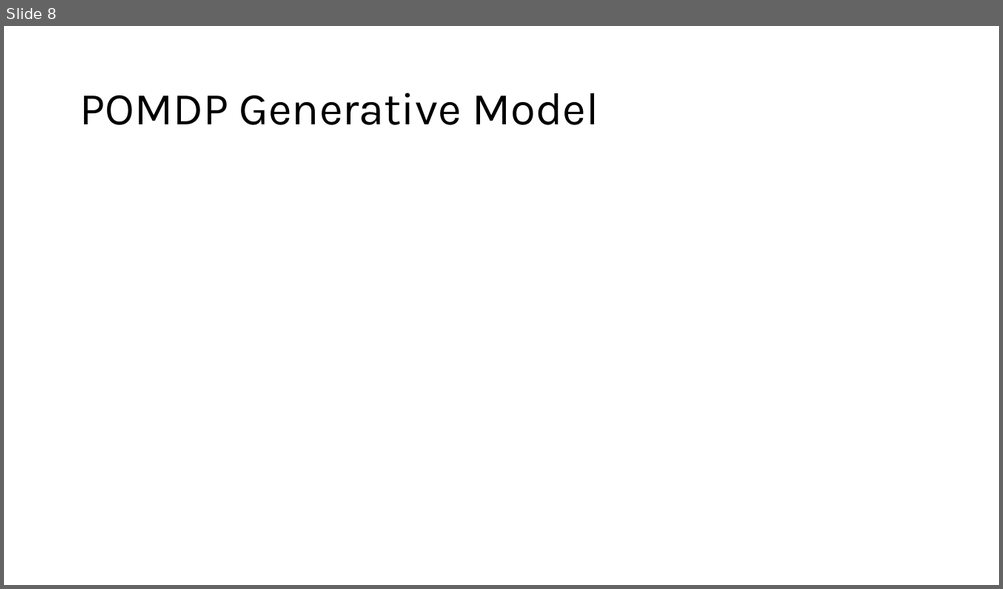
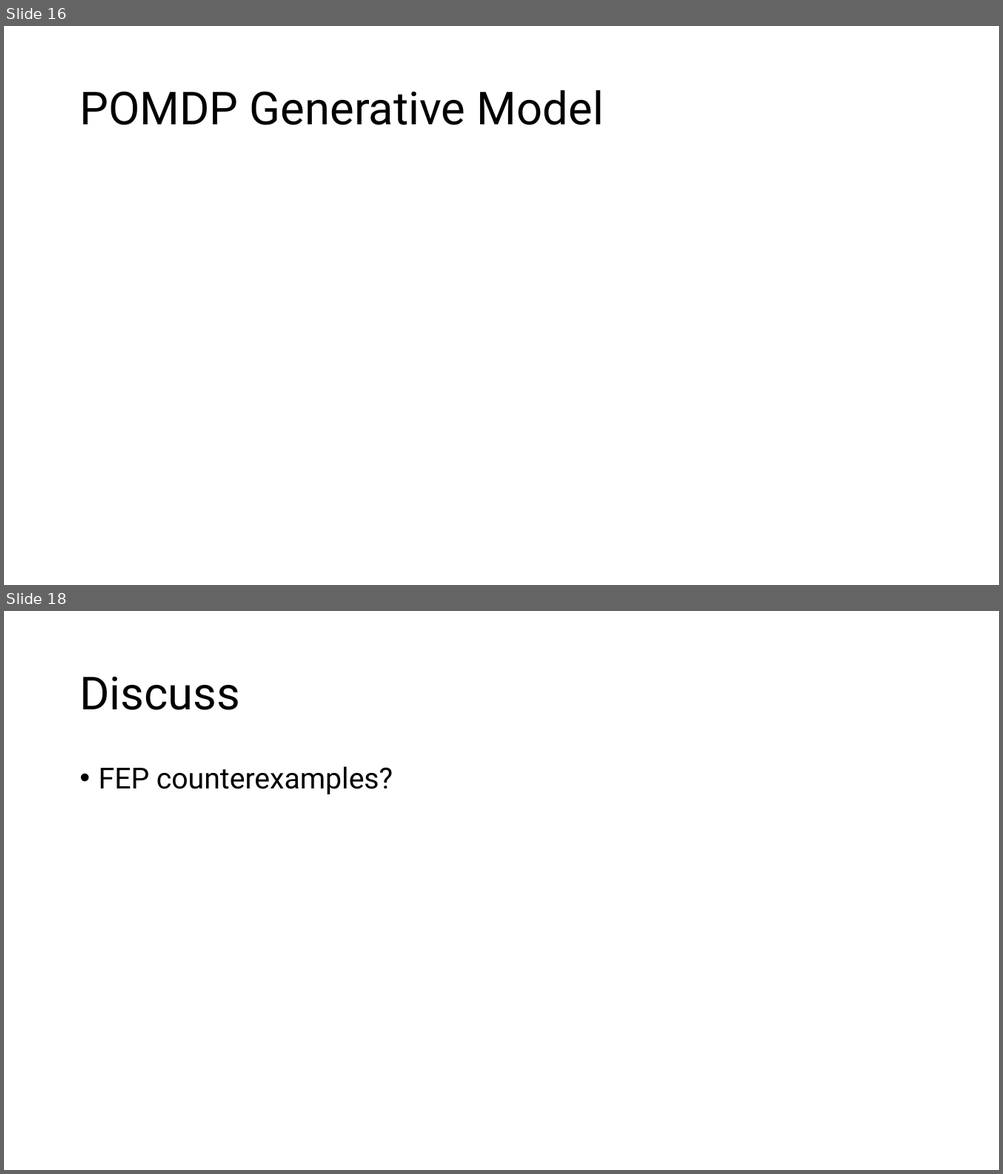
Before and after one commit to nghess/cnjc, a slide deck: in_vitro_free_energy/free_energy.pptx. Shown one above the other, each under a label of ours: slide 8 before the commit, slides 16 and 18 after it; the slides between them are not shown. The pictures are 1003x589 and 1003x1174 pixels, drawn with LibreOffice and Linux fonts; fonts in the diff are those of the drawing. Boxes give left, top, right and bottom in pixels: in the first picture for what was removed or moved away, otherwise in the second. Text is boxed around its words. In the diff, an @@ line names an element or a change of style, - is before the commit and + after.

```diff
--- a/in_vitro_free_energy/free_energy.pptx
+++ b/in_vitro_free_energy/free_energy.pptx
@@ slide 18 added at (4, 611, 999, 1170), background #FFFFFF @@
@@ title added at (79, 676, 240, 710), 44 pt, text #000000 @@
+Discuss
@@ text added at (99, 766, 392, 795), 28 pt, text #000000 @@
+• FEP counterexamples?
@@ what was slide 8 is now slide 16 @@
@@ slide 16 changed as well @@
@@ title "POMDP Generative Model" at (79, 90, 603, 125): font Karla to Roboto @@
```
Also in this commit, not shown: 5 other slides changed, 12 other slides added, 2 slides removed, 5 other files.
